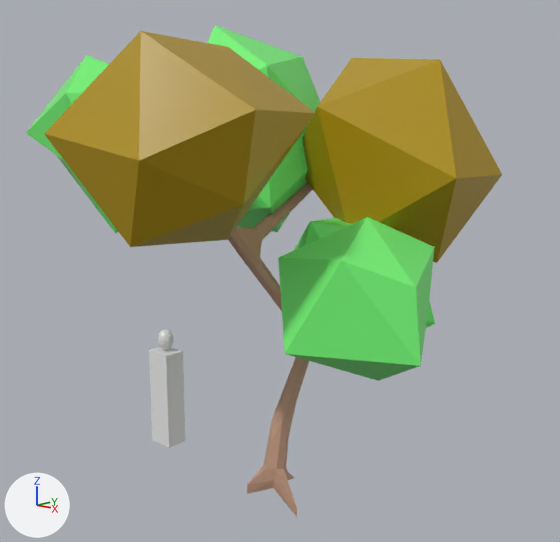
Before and after pictures for a commit that changed the Blender file Vegetation/trees.blend.
Camera for both pictures: a 50 mm camera at (6.52, -6.58, 4.72) aimed at (-0.11, 0.28, 2.79). Lighting does not change. The marker at lower left points along +X, +Y and +Z.

Names of what the first picture shows: 'CharacterSize', 'PuffyTree'.
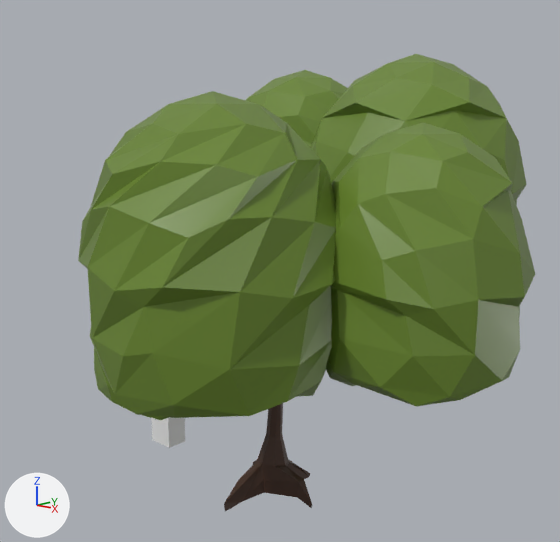
Commit message: finish the sag leaf tree

Pixel boxes [x1, y1, x2, y2] of what changed, in the pictures (560 x 542 px):
'SagLeafTreeLeaves', added (green)
    after: [78, 54, 535, 420]
'PuffyTree', hidden
    before: [26, 25, 502, 517]
'SagLeafTreeTrunk', added (brown)
    after: [224, 403, 312, 511]
'CharacterSize', unchanged, covered by the edit
    before: [149, 329, 185, 448]
    after: [151, 417, 185, 448]

The change in detail:
Mesh me_icosphere is new.
It has 1512 vertices, 2460 faces and spans x -2.23..3.41, y -2.98..2.94, z 1.17..5.42.
It uses material mat_material (picture img_craztad_basic_8x8_palette_png).
Mesh me_cube_001_1 is new.
It has 134 vertices, 216 faces and spans x -1.25..1.84, y -1.59..1.25, z -0.1..3.9.
It uses material mat_material (picture img_craztad_basic_8x8_palette_png).
Object 'PuffyTree' (ob_puffytree) is now hidden.
Object 'SagLeafTreeLeaves' (ob_sagleaftreeleaves) is new; it shows me_icosphere.
Its location is (0.0, 0.0, 0.0).
It gains a DECIMATE modifier named 'Decimate'.
Modifier setting: ratio = 0.397.
Object 'SagLeafTreeTrunk' (ob_sagleaftreetrunk) is new; it shows me_cube_001_1.
Its location is (0.0, 0.0, 0.0).
